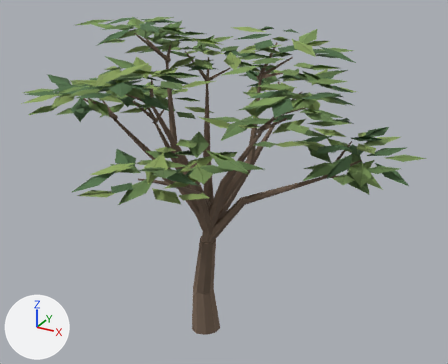
Renders of the glTF model 网页内容/源码/public/plant-art/Broadleaf_LOD1.glb from each side of a commit.
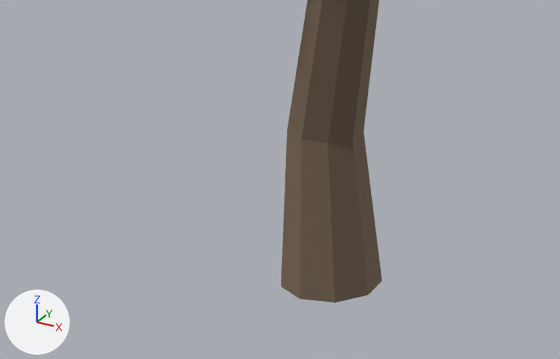
There are two pictures of each version: one whole from a 50 mm lens placed at (7.69, -12.9, 11.23), pointed at (0.5, 0.18, 4.69), one close up from a 50 mm lens placed at (2.31, -5.06, 3.33), pointed at (-0.42, -0.1, 0.85). Lighting does not change. The marker at lower left points along +X, +Y and +Z. The last two pictures show the newer version. Vertices at exactly the same position are counted once.

Names of what the first close-up shows: 'Broadleaf_LOD1'.
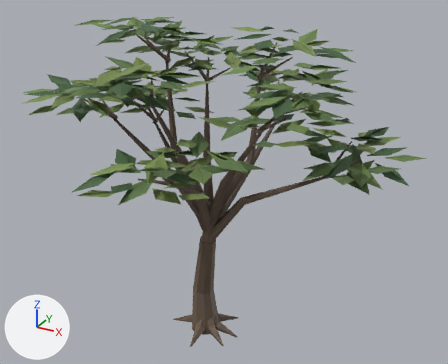
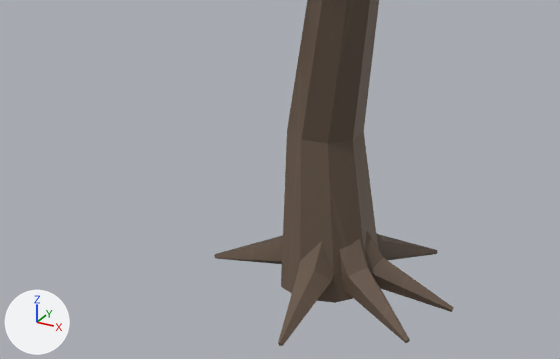
The change, as a diff of the scene's bpy script:
```diff
--- a/网页内容/源码/public/plant-art/Broadleaf_LOD1.glb.py
+++ b/网页内容/源码/public/plant-art/Broadleaf_LOD1.glb.py
@@ me_broadleaf_lod1 @@
 # used by ob_broadleaf_lod1; location = (0.0, 0.0, 0.0)
-me_broadleaf_lod1.from_pydata(...)  # 1947 vertices, 1774 faces; spans x -4.73..5.35, y -4.71..4.6, z -0.05..8.9
+me_broadleaf_lod1.from_pydata(...)  # 2037 vertices, 1912 faces; spans x -4.73..5.35, y -4.71..4.6, z -0.05..8.9
+# me_broadleaf_lod1 part 1: a new loose piece of 15 vertices spanning x -0.11..1.04, y -0.17..0.17, z 0.02..0.76, in mat_island_foliage
+# me_broadleaf_lod1 part 2: a new loose piece of 15 vertices spanning x -0.15..0.18, y -1.03..0.13, z 0.02..0.76, in mat_island_foliage
+# me_broadleaf_lod1 part 3: a new loose piece of 15 vertices spanning x -0.15..0.64, y -0.15..0.83, z 0.02..0.74, in mat_island_foliage
+# me_broadleaf_lod1 part 4: a new loose piece of 15 vertices spanning x -1.02..0.14, y -0.2..0.17, z 0.01..0.74, in mat_island_foliage
+# me_broadleaf_lod1 part 5: a new loose piece of 15 vertices spanning x -0.14..0.88, y -0.57..0.16, z 0.02..0.75, in mat_island_foliage
+# other edits to the shape of me_broadleaf_lod1 do not show in these pictures
 me_broadleaf_lod1.materials.append(mat_island_foliage)
```

Where the change shows, as pixel boxes [x1, y1, x2, y2] in the close-ups (560 x 359 px):
'Broadleaf_LOD1', reshaped
    before: [281, 0, 382, 303]
    after: [214, 0, 454, 346]
part 1 of me_broadleaf_lod1, added (brown)
    after: [365, 231, 454, 312]
part 2 of me_broadleaf_lod1, added (brown)
    after: [278, 241, 334, 346]
part 3 of me_broadleaf_lod1, added (brown)
    after: [376, 233, 438, 260]
part 4 of me_broadleaf_lod1, added (brown)
    after: [214, 235, 283, 264]
part 5 of me_broadleaf_lod1, added (brown)
    after: [339, 239, 410, 343]
